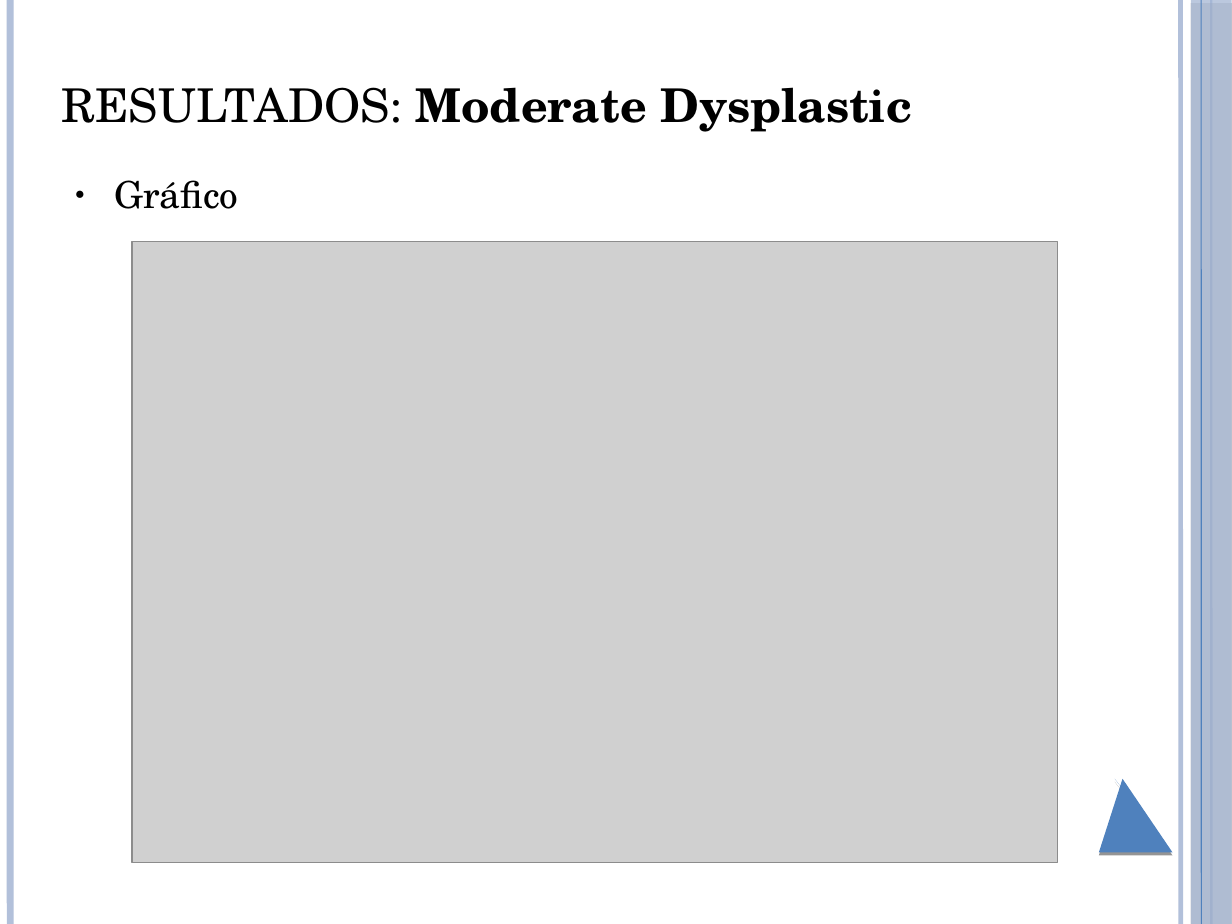
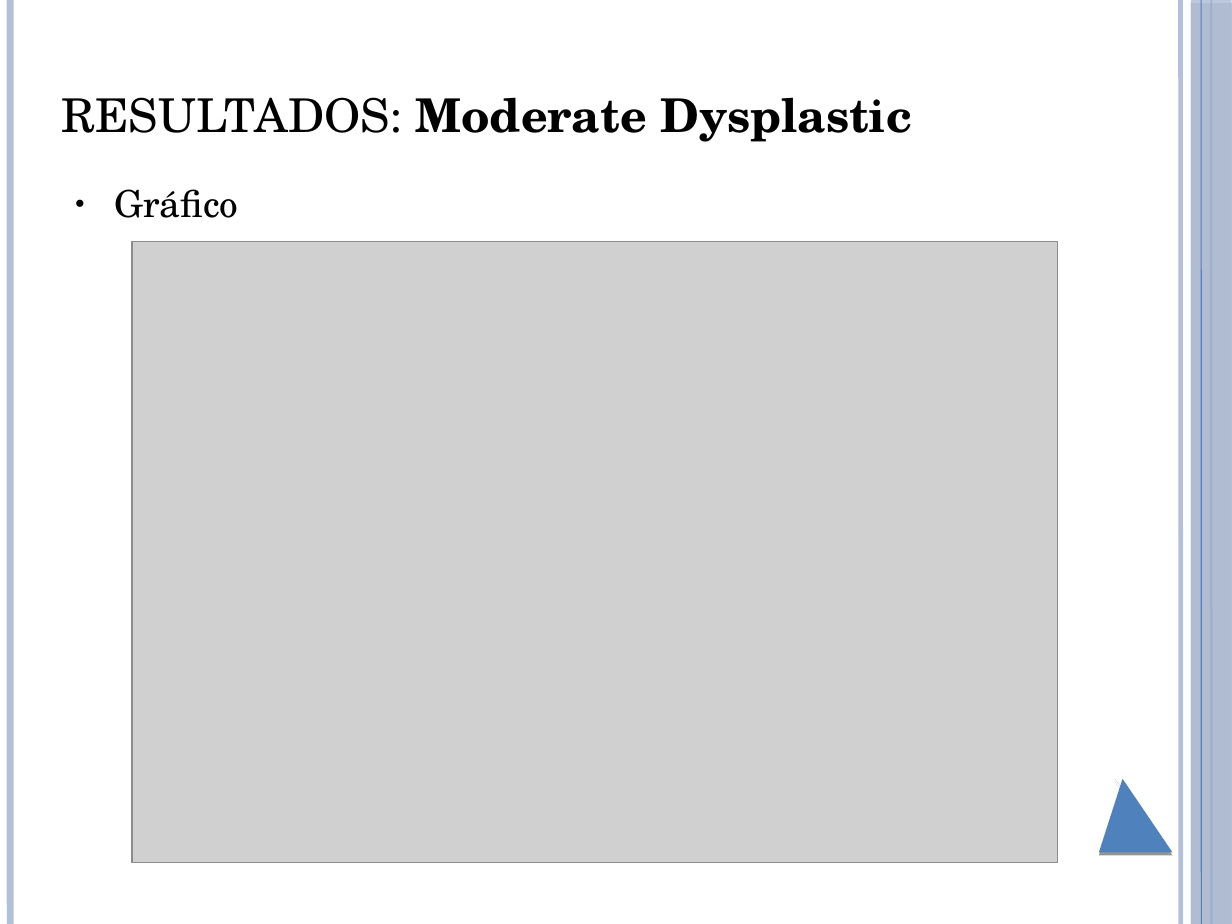
Before and after one commit to brunoliveira8/pdi, a slide deck: slide 18 of trabalho 6/apresentacao.pptx. Drawn at 1232x924 pixels with LibreOffice and Linux fonts; fonts in the diff are those of the drawing; grey boxes stand for pictures. Boxes give left, top, right and bottom in pixels: in the first picture for what was removed or moved away, otherwise in the second. Text is boxed around its words. In the diff, an @@ line names an element or a change of style, - is before the commit and + after.

Commit message:
Pequenas modificações no layout da apresentação e geração de um .pdf.

```diff
--- a/trabalho 6/apresentacao.pptx
+++ b/trabalho 6/apresentacao.pptx
@@ title "RESULTADOS: Moderate Dysplastic": place and size @@
-title "RESULTADOS: Moderate Dysplastic" at [62, 87, 912, 132]
+title "RESULTADOS: Moderate Dysplastic" at [62, 97, 912, 142]
@@ text "Gráfico": place and size @@
-text "Gráfico" at [114, 180, 238, 209]
+text "Gráfico" at [114, 189, 238, 218]
```
Also in this commit, not shown: 2 other slides changed, 1 other file.
